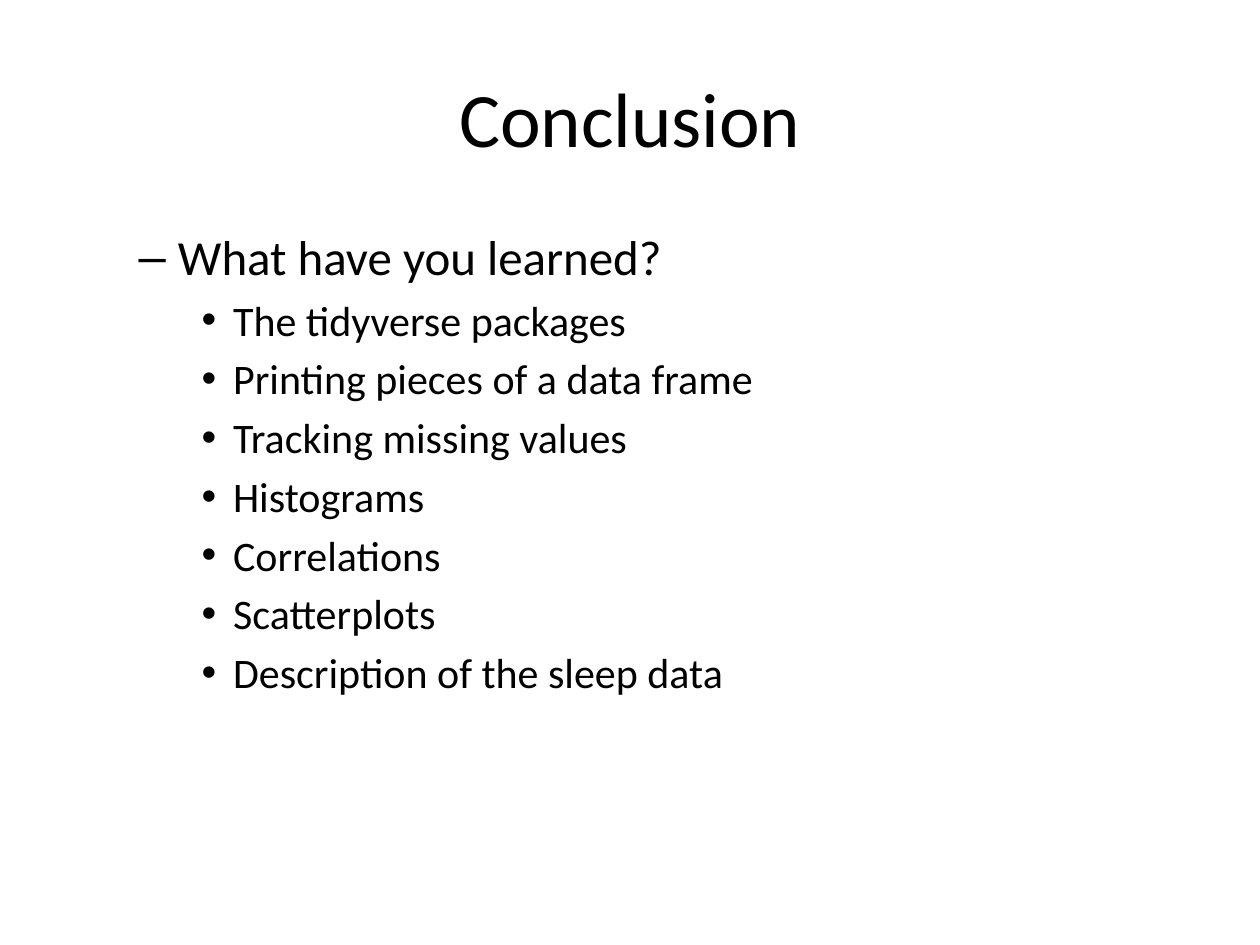
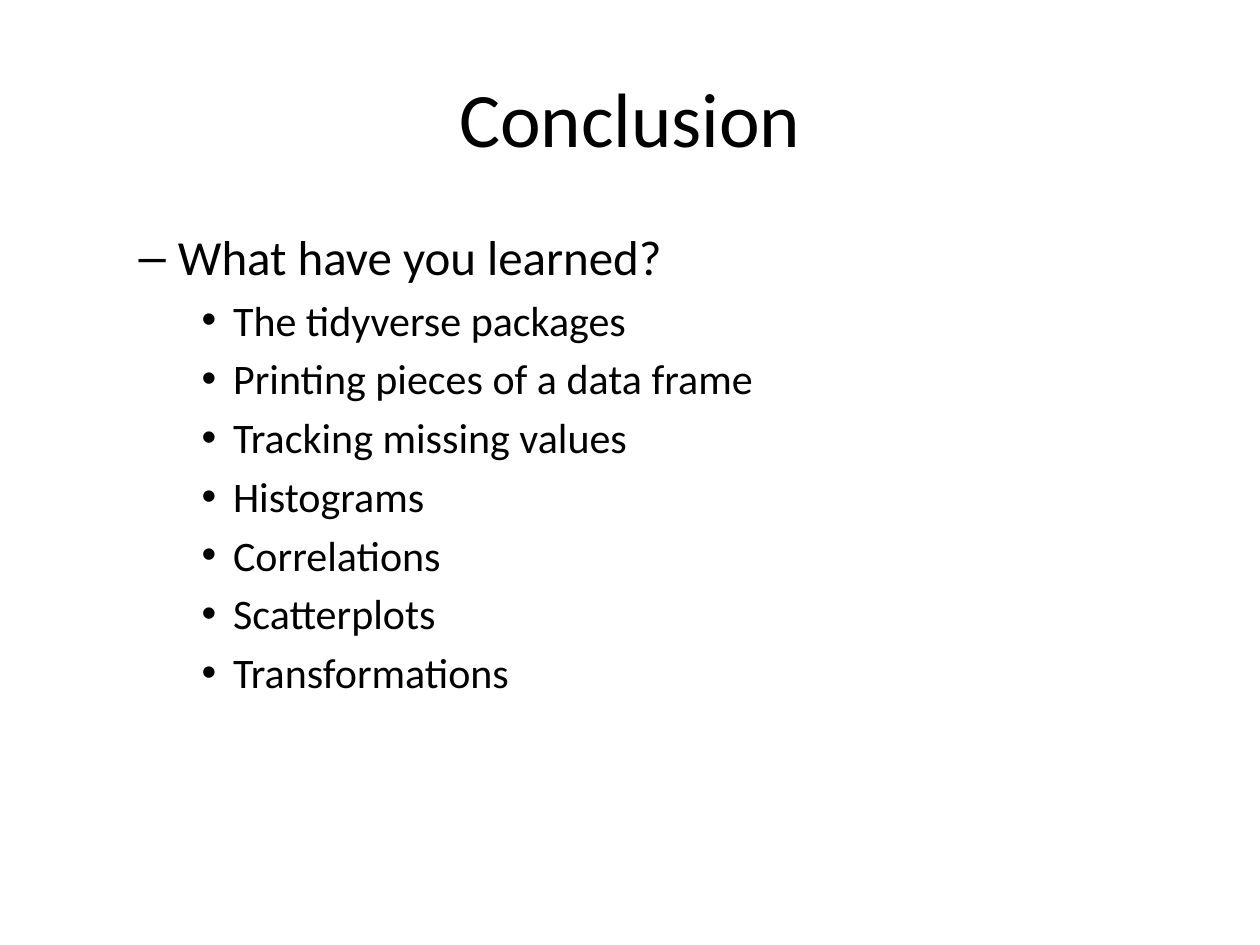
Before and after one commit to pmean/classes, a slide deck: slide 84 of introduction-to-r/results/v02-slides-and-speaker-notes.pptx (slide 78 before the commit). Drawn at 1260x945 pixels with LibreOffice and Linux fonts; fonts in the diff are those of the drawing. Boxes give left, top, right and bottom in pixels: in the first picture for what was removed or moved away, otherwise in the second. Text is boxed around its words. In the diff, an @@ line names an element or a change of style, - is before the commit and + after.

```diff
--- a/introduction-to-r/results/v02-slides-and-speaker-notes.pptx
+++ b/introduction-to-r/results/v02-slides-and-speaker-notes.pptx
@@ text at [233, 659, 509, 689]: text changed @@
-    • Description of the sleep data
+    • Transformations
```
Also in this commit, not shown: 8 other slides changed, 11 slides added, 5 slides removed, 25 other files.
